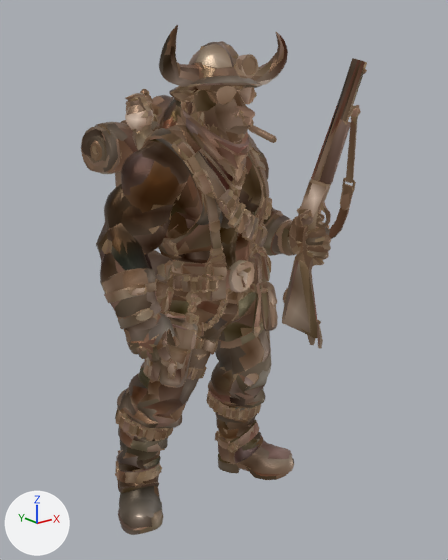
A saved change to the glTF model src/episode2/assets/inferno_bull_sit_clips.glb.
Both versions are drawn from a 50 mm camera at (-1.82, -2.44, 2.16) aimed at (0.09, -0.06, 1.21). The axes (+X, +Y, +Z) are drawn at lower left. The lights are the same throughout. The picture after the commit comes second. Where no turn or scale is listed for an object, it has been applied to the vertices. Vertices at exactly the same position are counted once.

In view in the first picture: 'char1'.
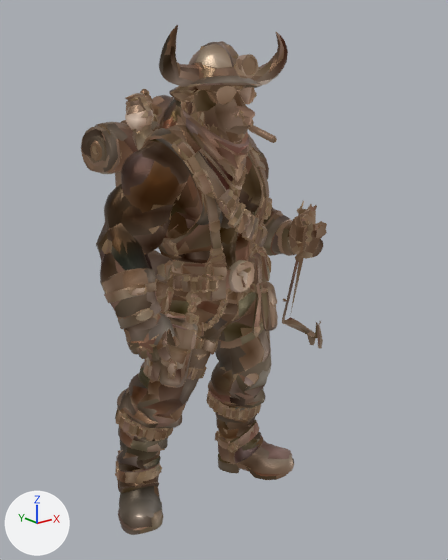
Pixel boxes [x1, y1, x2, y2] of what changed, in the pictures (448 x 560 px):
'char1', reshaped (14% narrower): before [81, 25, 367, 535]; after [81, 25, 327, 535]
part 1 of me_char1, cut back (brown): before [282, 58, 367, 337]

The change, as a diff of the scene's bpy script:
```diff
--- a/src/episode2/assets/inferno_bull_sit_clips.glb.py
+++ b/src/episode2/assets/inferno_bull_sit_clips.glb.py
@@ me_char1 @@
 # used by ob_char1; location = (0.0, 0.0, 0.0)
-me_char1.from_pydata(...)  # 15401 vertices, 31113 faces; spans x -0.64..0.64, y -0.47..0.47, z 0.0..2.4
+me_char1.from_pydata(...)  # 14750 vertices, 29643 faces; spans x -0.64..0.58, y -0.42..0.47, z 0.0..2.4
+# me_char1 part 1: 1 vertex moved within x 0.51, y -0.29, z 1.59; 566 vertices removed from x 0.37..0.64, y -0.47..-0.2, z 0.91..2.29
+# other edits to the shape of me_char1 do not show in these pictures
 me_char1.materials.append(mat_material_1)
```
